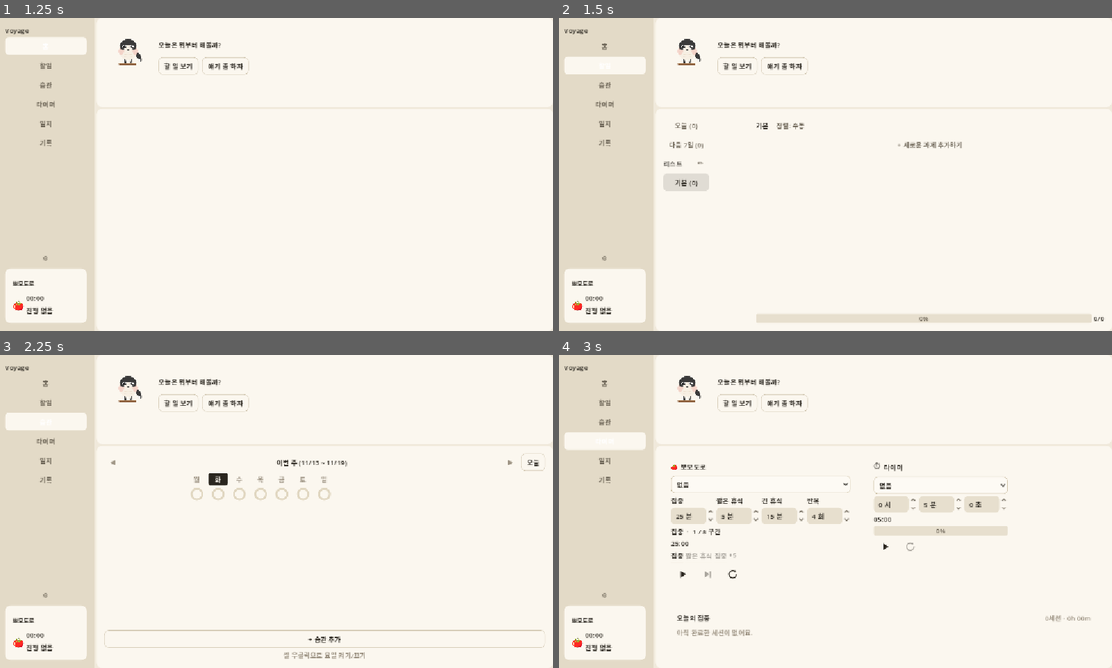
Above: before the commit, frames 1-4 (two rows, left to right).
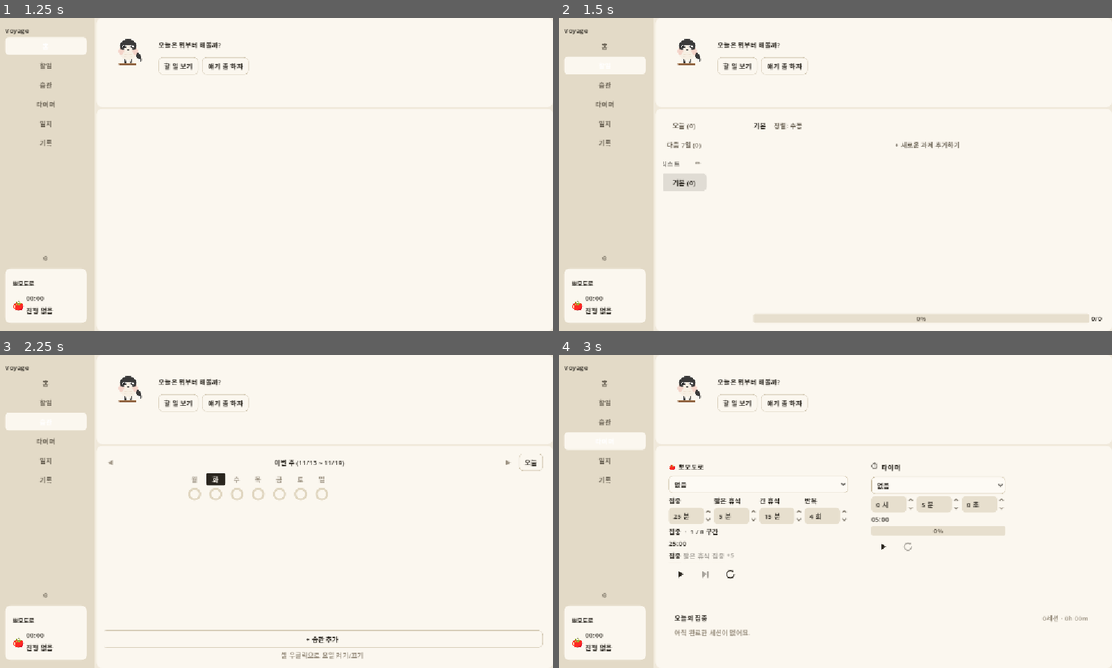
Above: after the commit, the same moments.

Repository: gee03143/voyager
Game: Godot game, scene res://scenes/MainShell.tscn
Same seed, same stepped clock (60 frames per second), same inputs: the game is played once before the commit and once after it.
Inputs:
- Up to frame 1 (1.25 s): click "홈" at 0.5 s
- Up to frame 2 (1.5 s): click "할일" at 1.25 s
- Up to frame 3 (2.25 s): click "습관" at 2 s
- Up to frame 4 (3 s): click "타이머" at 2.75 s

Frame 1 is identical in both runs. In frame 2, 0.6% of the frame differs, in the area x 18-99%, y 33-98%; in frame 3, 1.1%; in frame 4, 1.9%, in the area x 19-97%, y 34-90%.

Commit message:
콘텐츠 영역 열릴 때 좌에서 우로 들어오는 애니메이션 추가

Diff:
--- a/scripts/main_shell.gd
+++ b/scripts/main_shell.gd
@@ -9,6 +9,11 @@
 const NAV_TARGETS := {&"todo": 1, &"habit": 2, &"timer": 3, &"record": 5, &"journal": 4}
 
 const MINI_WIDGET_GROUP := "mini_widget"
+
+# 화면 전체가 바뀌는 가장 큰 변화라 탭 전환보다 길게 잡았다. F6에서 눈으로 조정할 값.
+const SWAP_ENTER_SEC := 0.35
+# 들어오는 거리. 화면 폭에 비하면 짧다 — 멀리서 날아오면 이동 자체가 주인공이 된다.
+const SWAP_ENTER_PX := 48.0
 
 @onready var nav_list: VBoxContainer = $Sidebar/Margin/VBox/NavList
 @onready var content_area: PanelContainer = $MainColumn/BodyRow/ContentArea
@@ -30,6 +35,8 @@
 
 var _nav := ButtonGroupNav.new()
 var _content: Node = null
+var _swap_wrap: Control          # 들어오는 패널을 담는 자리 — 컨테이너가 위치를 되돌리지 못하게 한 겹 끼운다
+var _swap_tween: Tween
 var _mini_mode := false
 var _mini_dragging := false
 var _mini_drag_start_mouse := Vector2i.ZERO
@@ -37,6 +44,7 @@
 var _empty_style := StyleBoxEmpty.new()
 
 func _ready() -> void:
+	_init_swap_wrap()
 	_nav.setup_from(nav_list, false)
 	_nav.selected.connect(_on_nav_selected)
 	_nav.select(0)
@@ -48,18 +56,53 @@
 		_nav.select(NAV_TARGETS[target])   # 눌림 표시 + selected 발신 → 콘텐츠 전환까지 한 번에
 
 func _on_nav_selected(index: int) -> void:
+	_kill_swap_tween()
 	if _content != null:
 		if _content.has_method("on_hidden"):
 			_content.on_hidden()
 		_content.visible = false
-		_content.reparent(PanelPool)
+		# keep_global_transform을 끄지 않으면 옮길 때마다 보정 오프셋이 남는다
+		_content.reparent(PanelPool, false)        # 퇴장 연출이 없으니 기다리지 않고 곧바로 돌려보낸다
 		_content = null
 	if CONTENT_SCENES.has(index):
 		_content = PanelPool.get_instance(CONTENT_SCENES[index], null)
-		_content.reparent(content_area)
+		_content.reparent(_swap_wrap, false)
 		_content.visible = true
 		if _content.has_method("on_shown"):
 			_content.on_shown()
+		_enter_content()
+
+# 콘텐츠 영역은 PanelContainer라 자식의 위치를 재배치 때마다 되돌린다(docs/architecture/ui-animation.md).
+# 패널 안 목록이 다시 그려질 때마다 그 재배치가 일어나므로, 순수 Control을 한 겹 끼워
+# 그 안쪽에서 움직이게 한다. 씬은 안 건드리고 코드에서 만든다.
+func _init_swap_wrap() -> void:
+	_swap_wrap = Control.new()
+	# 콘텐츠는 무슨 일이 있어도 이 영역을 벗어나지 않는다.
+	# 패널이 영역보다 큰 최소 크기를 가지면 내용이 위아래로 넘쳐 배너까지 덮는다.
+	_swap_wrap.clip_contents = true
+	_swap_wrap.mouse_filter = Control.MOUSE_FILTER_IGNORE
+	content_area.add_child(_swap_wrap)
+
+# 화면은 언제나 왼쪽에서 오른쪽으로 들어온다.
+# 항목 위치에 따라 방향을 바꾸면 같은 조작에 매번 다른 움직임이 나와 오히려 혼란스럽다.
+func _enter_content() -> void:
+	var panel := _content as Control
+	if panel == null:
+		return
+	# set_anchors_preset은 앵커만 바꾸고 오프셋은 그대로 둔다(Control.xml).
+	# 오프셋까지 잡아야 래퍼를 정확히 채운다.
+	panel.set_anchors_and_offsets_preset(Control.PRESET_FULL_RECT)
+	panel.position.x = -SWAP_ENTER_PX
+	panel.modulate.a = 0.0                               # 재사용되는 인스턴스라 매번 같은 자리에서 시작시킨다
+	_swap_tween = create_tween().set_parallel()
+	_swap_tween.tween_property(panel, "position:x", 0.0, SWAP_ENTER_SEC) \
+		.set_trans(Tween.TRANS_CUBIC).set_ease(Tween.EASE_OUT)   # 도착하며 멈추는 감속
+	_swap_tween.tween_property(panel, "modulate:a", 1.0, SWAP_ENTER_SEC * 0.5)
+
+func _kill_swap_tween() -> void:
+	if _swap_tween != null and _swap_tween.is_valid():
+		_swap_tween.kill()
+	_swap_tween = null
 
 func _init_mini_widget() -> void:
 	mini_timer.add_to_group(MINI_WIDGET_GROUP)
Not shown, changed: docs/architecture/ui-animation.md
Not shown, added: docs/specs/ui-animation.md
